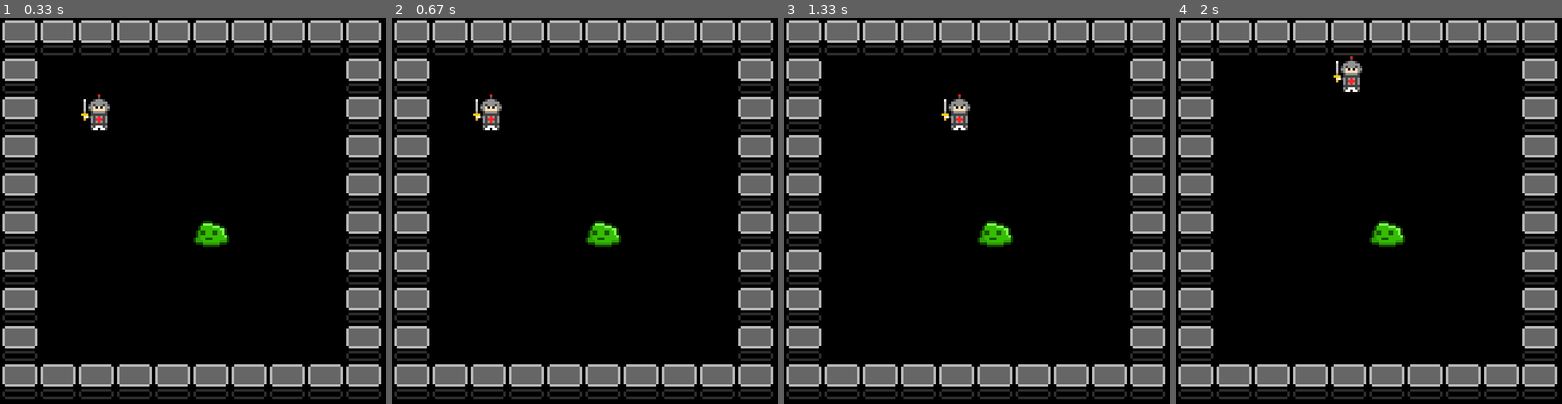
Above: before the commit, frames 1-4 (left to right).
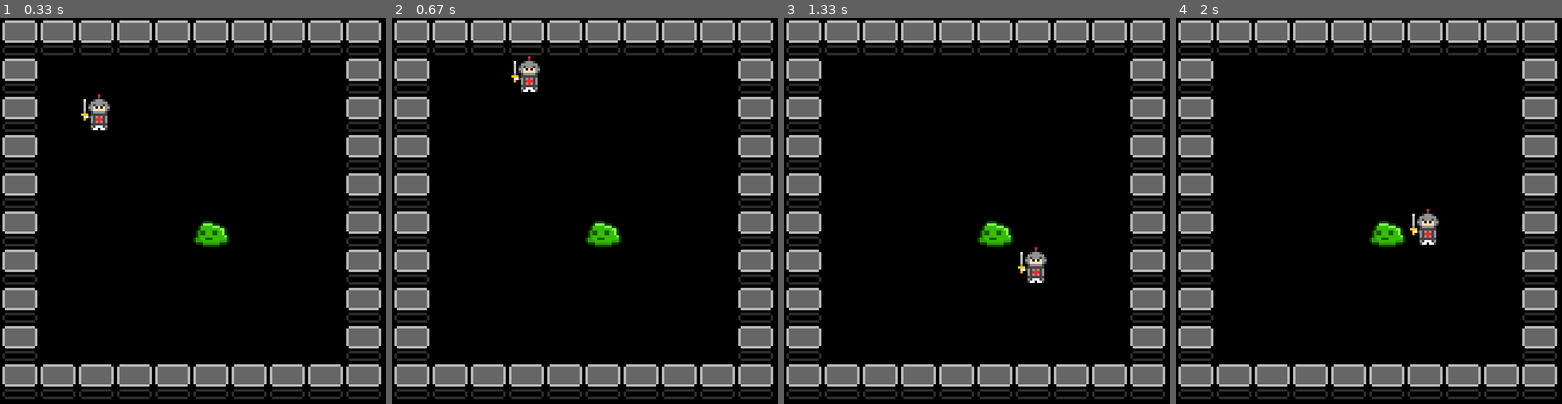
Above: after the commit, the same moments.

Repository: GiantSpaceHamster/GiantRoguelike
Game: pygame game, started from src/python/pygame_main.py
Two runs of this game, one before a commit and one after it. Both use one fixed random seed, a clock stepped at 60 frames per second and the inputs below.
Inputs:
- Up to frame 1 (0.33 s): no input
- Up to frame 2 (0.67 s): tap Space at 0.33 s
- Up to frame 3 (1.33 s): hold Space 0.67-1.13 s; hold Right 0.67-1.13 s; hold Right from 1.17 s (still down)
- Up to frame 4 (2 s): release Right at 1.63 s; hold Up 1.67-1.97 s

Frame 1 is identical in both runs. In frame 2, 0.8% of the frame differs, in the area x 21-39%, y 9-30%; in frame 3, 0.8%; in frame 4, 0.8%.

Commit message:
기본 길찾기 및 이동 기능 적용
Space 를 누르면, DFS 길찾기를 통한 길 찾기를 수행하고, 해당 명령을 수행하도록 기능 추가

* DFS외의 제대로 된 길찾기를 추가하여 깔끔하게 이동하게 수정할 것
* DFS 역시, 현재 버그로 인하여 제대로 된 길찾기를 하지 못함. 이를 수정 할 것

Diff:
--- a/src/python/core.py
+++ b/src/python/core.py
@@ -180,3 +180,41 @@
 
     def Draw(self):
         print("E", end='')
+
+# Graph 알고리즘을 위한 데이터 클레스
+# 노드 클레스
+class Node:
+    m_index = 0
+
+    def __init__(self, index):
+        self.m_index = index
+
+# 엣지 클레
+class Edge:
+    m_source = -1
+    m_destiny = -1
+
+    def __init__(self):
+        self.m_source = -1
+        self.m_destiny = -1
+
+# 그래프 클레스, 가중치가 없는 기본적인 노드와 엣지 리스트를 가진다.
+class Graph:
+    m_node = None
+    m_edgeList = []
+
+    def __init__(self):
+        self.m_node = None
+        self.m_edgeList = []
+
+    def AddNode(self, node):
+        self.m_node = node
+
+    def AddEdge(self, edge):
+        self.m_edgeList.append( edge )
+
+    def PrintEdge(self):
+        print(self.m_node.m_index + 1, "Node's Edge List --- ")
+        for i in self.m_edgeList:
+            print(i.m_destiny)
+        print("")
--- a/src/python/data.py
+++ b/src/python/data.py
@@ -50,8 +50,7 @@
 row = 10
 col = 10
 
-fieldMap = [[], [], []]
-GenerateMap(row, col, fieldMap)
+fieldMap = GenerateMap(row, col)
 
 fieldMap[0][player.GetX()][player.GetY()] = player
 fieldMap[0][enemy.GetX()][enemy.GetY()] = enemy
--- a/src/python/pygame_main.py
+++ b/src/python/pygame_main.py
@@ -12,6 +12,9 @@
 window = pygame.display.set_mode((800, 600))
 pygame.display.set_caption("Roguelike")
 screen = pygame.display.get_surface()
+
+# 명령 리스트
+orderList = []
 
 # ResourceManager의 파일들을 갱신해 두자.
 ResourceManager.Get().LoadAndReflushImage(pygame.image.load)
@@ -39,6 +42,11 @@
                """ 아래로 이동 """
                MoveCharacter(player, fieldMap, row, col, "DOWN")
 
+            elif event.key == pygame.K_SPACE:
+               """ 랜덤으로 이동 """
+               global orderList
+               orderList = PathFindAndMove(player, fieldMap, 5, 5)
+
 while True:
    # 가장 먼저 플레이어가 행동 하고,
    KeyInput(pygame.event.get())
@@ -59,6 +67,31 @@
             if image is not None:
                screen.blit(image, (x * 48, y * 48))
 
+   if len(orderList) > 0:
+      print("Order Size : ", len(orderList))
+      order = orderList[0]
+      orderList.remove(order)
+      playerPos = player.GetY() * 10 + player.GetX()
+
+      if playerPos > order:
+         # playerPos 가 order 보다 크다.
+         if playerPos - 10 == order:
+            print("Do Down!")
+            MoveCharacter(player, fieldMap, row, col, "UP")
+         elif playerPos - 1 == order:
+            print("Do Right!")
+            MoveCharacter(player, fieldMap, row, col, "LEFT")
+      else:
+         # playerPos 가 order 보다 작다.
+         if playerPos + 10 == order:
+            print("Do Up!")
+            MoveCharacter(player, fieldMap, row, col, "DOWN")
+         elif playerPos + 1 == order:
+            print("Do Left!")
+            MoveCharacter(player, fieldMap, row, col, "RIGHT")
+
+
+
    #playerImg = ResourceManager.Get().GetLoadedResource(player.GetProperty("ResourceID"))
    #if playerImg is not None:
     #  screen.blit(playerImg, (player.GetX() * 48, player.GetY() * 48))
--- a/src/python/utils.py
+++ b/src/python/utils.py
@@ -38,6 +38,8 @@
 
 # 리소스 매니져
 class ResourceManager(SingletonPattern):
+    """ 싱글톤으로 구현된 리소스 매니져 입니다. """
+
     m_ableExtList = ( "png", "jpg", "bmp" )
     m_resourceMap = {}
     m_loadedResourceMap = {}
@@ -46,6 +48,7 @@
         self.Initialize()
 
     def Initialize(self):
+        """ 리소스 매니져를 초기화 합니다. """
         # 가능하다면, 초기화 시 모든 리소스를 로드 하게 한다.
         # 가능하다면, 리소스 매니져는 쓰레드로 빼자.(PC 기준)
         self.__LoadAllResource()
@@ -74,17 +77,20 @@
         pass
 
     def GetResource(self, tag):
+        """ tag 를 이용하여 해당 리소스를 얻어 냅니다. """
         if "Resource/" + ProgramInformation.Get().GetDefalutPrefix() + "/" + tag in self.m_resourceMap:
             print("Has!")
         else:
             print("Warning: ResourceManager doesn't have resource - Tag : " + tag)
 
     def LoadAndReflushImage(self, loader):
+        """ loader를 이용하여 리소스를 실제로 로드 합니다. loader는 환경에 맞게 구성된 로더 데이터여야 합니다. """
         for path, filename in self.m_resourceMap.items():
             self.m_loadedResourceMap[path] = loader(path + filename[-4:])
 
 
     def GetLoadedResource(self, tag):
+        """ 실제로 로드된 tag 데이터를 불러 옵니다. """
         if tag is None:
             return None
 
@@ -95,10 +101,22 @@
 
 
 # 맵 생성 함수
-def GenerateMap(x, y, mapData):
-    mapData[0] = list(range(x))
-    mapData[1] = list(range(x))
-    mapData[2] = list(range(x))
+def GenerateMap(x, y):
+    """ x, y 로 구성된 맵을 생성 합니다. """
+
+    # Path Finding을 위해, x * y 크기의 노드를 만듭니다.
+    mapNode = CreateNodeList(x * y)
+
+    # 만들어진 mapNode 데이터를 토대로, 4방향 격자 그래프를 만듭니다.
+    mapGraph = CreateQuadGridGraph(x, y, mapNode)
+
+    # 맵 데이터를 생성 합니다.
+    mapData = []
+
+    mapData.append(list(range(x)))
+    mapData.append(list(range(x)))
+    mapData.append(list(range(x)))
+    mapData.append(mapGraph)
 
     for i in range(x):
         mapData[0][i] = list(range(y))
@@ -126,6 +144,8 @@
 
         mapData[0][0][i].SetProperty("ResourceID", "Image/BlockObject/Wall/BreakdisableWall")
         mapData[0][x - 1][i].SetProperty("ResourceID", "Image/BlockObject/Wall/BreakdisableWall")
+
+    return mapData
 
 # 맵 검사 함수
 def CheckValidMap(mapData, x, y, r, w):
@@ -165,3 +185,113 @@
         mapData[0][char.GetX()][char.GetY()] = Object()
         char.SetPosition(destX, destY)
         mapData[0][destX][destY] = char
+
+# 노드를 만드는 함수
+def CreateNodeList(value):
+    """ 필요한 양 만큼의 Node를 만들어 반환 합니다. """
+    return [Node(i) for i in range(value)]
+
+# 4각형 그리드의 그래프를 만드는 함
+def CreateQuadGridGraph(width, height, nodeData):
+    graphList = []
+
+    for i in range(len(nodeData)):
+        graph = Graph()
+        graph.AddNode(nodeData[i])
+
+        graphList.append(graph)
+
+    for i in range(width):
+        for j in range(height):
+            for count in range(4):
+                edge = Edge()
+                edge.m_source = i * width + j
+
+                # 왼쪽
+                if count == 0:
+                    if i > 0:
+                        edge.m_destiny = (i - 1) * width + j
+                    else:
+                        continue
+
+                # 위
+                if count == 1:
+                    if j > 0:
+                        edge.m_destiny = i * width + j - 1
+                    else:
+                        continue
+
+                # 오른쪽
+                if count == 2:
+                    if i < width - 1:
+                        edge.m_destiny = (i + 1) * width + j
+                    else:
+                        continue
+
+                # 아래
+                if count == 3:
+                    if j < height - 1:
+                        edge.m_destiny = i * width + j + 1
+                    else:
+                        continue
+
+                graphList[i * width + j].AddEdge(edge)
+
+    return graphList
+
+# DFS로 패스를 찾는 함수.
+def PathFindForDFS(src, dst, graph):
+    routeNode = [-1 for i in range(len(graph))]
+    visitedNode = [False for i in range(len(graph))]
+
+    tempEdge = Edge()
+    tempEdge.m_source = src
+    tempEdge.m_destiny = src
+
+    edgeNodeList = [tempEdge]
+    edgeStack = []
+
+    while len(edgeNodeList):
+        nextEdge = edgeNodeList.pop()
+        routeNode[nextEdge.m_destiny] = nextEdge.m_source
+
+        if nextEdge.m_destiny == dst:
+            break
+
+        canFindRoute = False
+
+        # 모든 엣지를 스택에 임시로 저장
+        for i in graph[nextEdge.m_destiny].m_edgeList:
+            if visitedNode[i.m_destiny] == False:
+                # 해당 엣지로 이동한다.
+                edgeNodeList.append(i)
+                visitedNode[i.m_destiny] = True
+
+                # 루트를 찾았다!
+                canFindRoute = True
+                # 그리곤 for 루프를 빠져 나간다.
+                break
+
+        if canFindRoute is False:
+            # 루트를 찾지 못했다면, Backtrace를 한다.
+            tempEdge = Edge()
+            tempEdge.m_source = nextEdge.m_source
+            tempEdge.m_destiny = nextEdge.m_source
+
+            edgeNodeList.append(tempEdge)
+
+    findedNode = []
+    findedDst = dst
+    while True:
+        findedNode.insert(0, findedDst)
+
+        if findedDst == src:
+            break
+
+        findedDst = routeNode[findedDst]
+
+    return findedNode
+
+# DFS로 패스를 찾고, 해당 패스로 이동 명령을 내리는 함수
+def PathFindAndMove(obj, mapData, x, y):
+    return PathFindForDFS(obj.GetY() * 10 + obj.GetX(), y * 10 + x, mapData[3])
